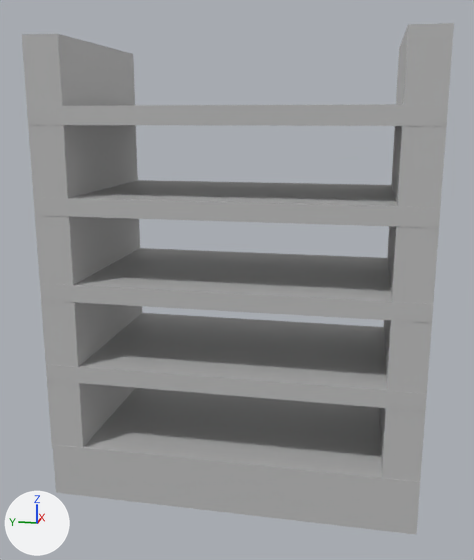
What one commit did to the FBX model tidyingup/Assets/FBX Models/bookshelf.fbx.
Before and after are seen from a 50 mm lens placed at (-0.1198, -0.0225, 0.0695), pointed at (-0.0008, 0.0013, 0.0397). The lights are fixed; the arrows at lower left show +X, +Y and +Z. Where no turn or scale is listed for an object, it has been applied to the vertices.
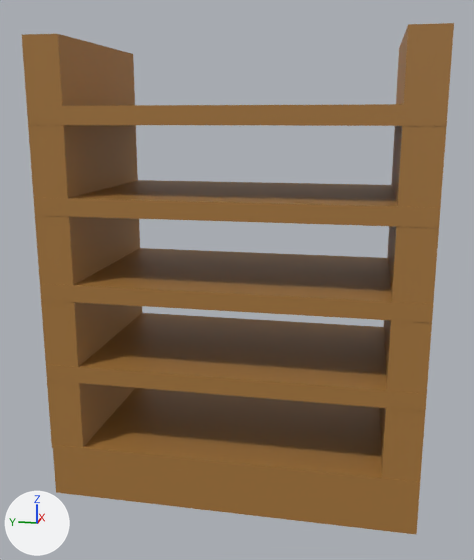
Changed parts and their boxes (x1, y1, x2, y2) in the pictures (474 x 560 px):
'pCube4', recoloured (grey to brown)
    both: (53, 388, 420, 534)
'pCube2', recoloured (grey to brown)
    both: (22, 34, 142, 448)
'pCube5', recoloured (grey to brown)
    both: (47, 313, 427, 411)
'pCube6', recoloured (grey to brown)
    both: (41, 248, 433, 323)
'pCube1', recoloured (grey to brown)
    both: (380, 23, 454, 482)
'pCube7', recoloured (grey to brown)
    both: (35, 180, 440, 228)
'pCube8', recoloured (grey to brown)
    both: (28, 104, 448, 126)

The change, as a diff of the scene's bpy script:
```diff
--- a/tidyingup/Assets/FBX Models/bookshelf.fbx.py
+++ b/tidyingup/Assets/FBX Models/bookshelf.fbx.py
@@ mat_bookshelf_brown @@
+mat_bookshelf_brown = principled_material('Bookshelf_Brown')
+mat_bookshelf_brown.base_color = (0.386, 0.186, 0.0452)  # brown #a7773c
@@ me_mesh_001 @@
 me_mesh_001.from_pydata(...)  # 8 vertices, 6 faces; spans x -0.0172..0.0172, y -0.0031..0.0031, z -0.0362..0.0362
-me_mesh_001.materials.append(mat_lambert1)  # grey #bcbcbc
+me_mesh_001.materials.append(mat_bookshelf_brown)  # brown #a7773c
@@ me_mesh_003 @@
 me_mesh_003.from_pydata(...)  # 8 vertices, 6 faces; spans x -0.0172..0.0172, y -0.033..0.033, z -0.0015..0.0015
-me_mesh_003.materials.append(mat_lambert1)  # grey #bcbcbc
+me_mesh_003.materials.append(mat_bookshelf_brown)  # brown #a7773c
@@ me_mesh_005 @@
 me_mesh_005.from_pydata(...)  # 8 vertices, 6 faces; spans x -0.0172..0.0172, y -0.033..0.033, z -0.0015..0.0015
-me_mesh_005.materials.append(mat_lambert1)  # grey #bcbcbc
+me_mesh_005.materials.append(mat_bookshelf_brown)  # brown #a7773c
@@ me_mesh_002 @@
 me_mesh_002.from_pydata(...)  # 8 vertices, 6 faces; spans x -0.0172..0.0172, y -0.033..0.033, z -0.005..0.005
-me_mesh_002.materials.append(mat_lambert1)  # grey #bcbcbc
+me_mesh_002.materials.append(mat_bookshelf_brown)  # brown #a7773c
@@ me_mesh_006 @@
 me_mesh_006.from_pydata(...)  # 8 vertices, 6 faces; spans x -0.0172..0.0172, y -0.033..0.033, z -0.0015..0.0015
-me_mesh_006.materials.append(mat_lambert1)  # grey #bcbcbc
+me_mesh_006.materials.append(mat_bookshelf_brown)  # brown #a7773c
@@ me_mesh_004 @@
 me_mesh_004.from_pydata(...)  # 8 vertices, 6 faces; spans x -0.0172..0.0172, y -0.033..0.033, z -0.0015..0.0015
-me_mesh_004.materials.append(mat_lambert1)  # grey #bcbcbc
+me_mesh_004.materials.append(mat_bookshelf_brown)  # brown #a7773c
@@ me_mesh @@
 me_mesh.from_pydata(...)  # 8 vertices, 6 faces; spans x -0.0172..0.0172, y -0.0031..0.0031, z -0.0362..0.0362
-me_mesh.materials.append(mat_lambert1)  # grey #bcbcbc
+me_mesh.materials.append(mat_bookshelf_brown)  # brown #a7773c
```
